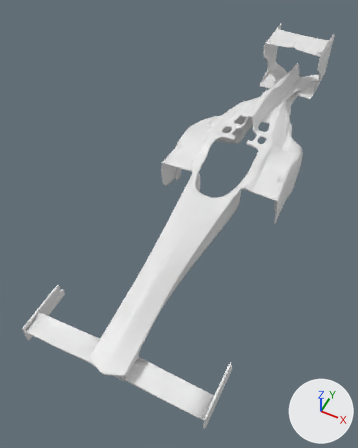
What one commit did to the Blender file 3dSculptedModel.blend.
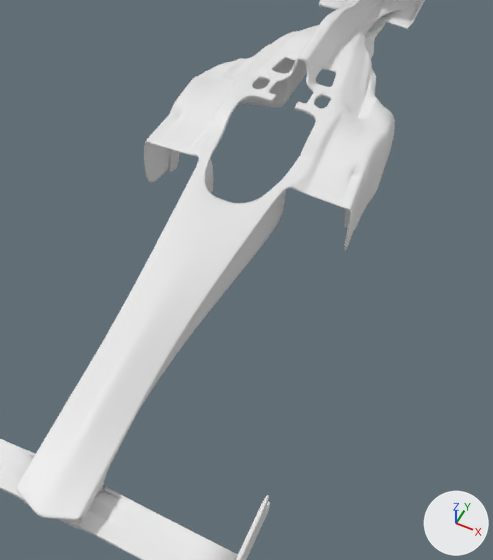
Each version is shown whole from a camera (50 mm lens) standing at (0.71, -2.13, 1.95) and looking at (-0.16, -0.39, -0.23), then close up on the part from 22% to 100% of the width and 18% to 89% of the height. The lights are fixed; the arrows at lower right show +X, +Y and +Z.
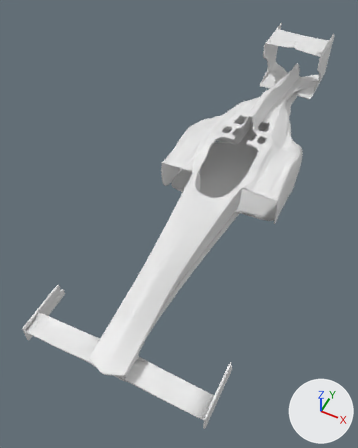
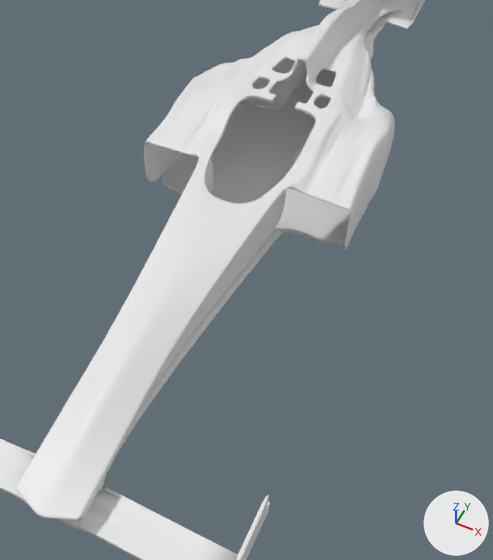
Where the change shows, as pixel boxes (x1, y1, x2, y2) in the close-ups (493 x 560 px):
'Base', added: after (107, 34, 378, 473)

Diff of the bpy script that builds the scene:
```diff
--- a/3dSculptedModel.blend.py
+++ b/3dSculptedModel.blend.py
@@ me_plane @@
+me_plane.from_pydata(...)  # 66 vertices, 32 faces; spans x -0.35..0.0, y -1.26..1.19, z -0.22..-0.07
+me_plane.polygons.foreach_set('use_smooth', [True] * 32)
@@ ob_base @@
+ob_base = bpy.data.objects.new('Base', me_plane)
+ob_base.location = (0.0, 0.0, 0.0)
+_m = ob_base.modifiers.new('Mirror', 'MIRROR')
+_m = ob_base.modifiers.new('Subdivision', 'SUBSURF')
```
